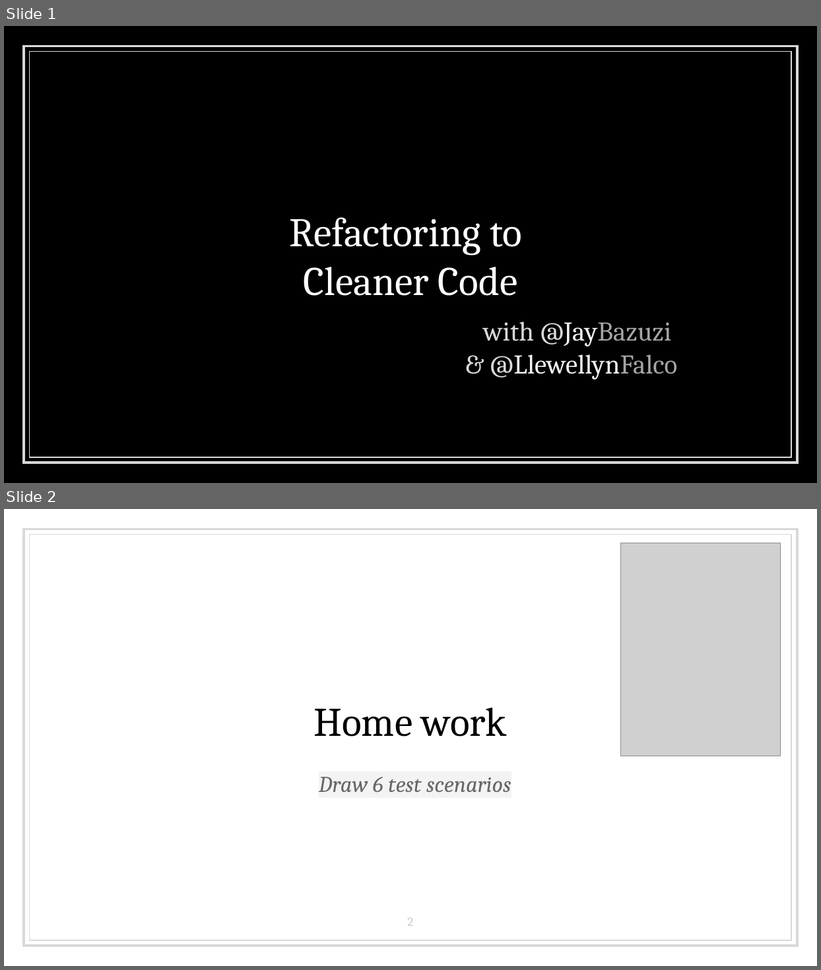
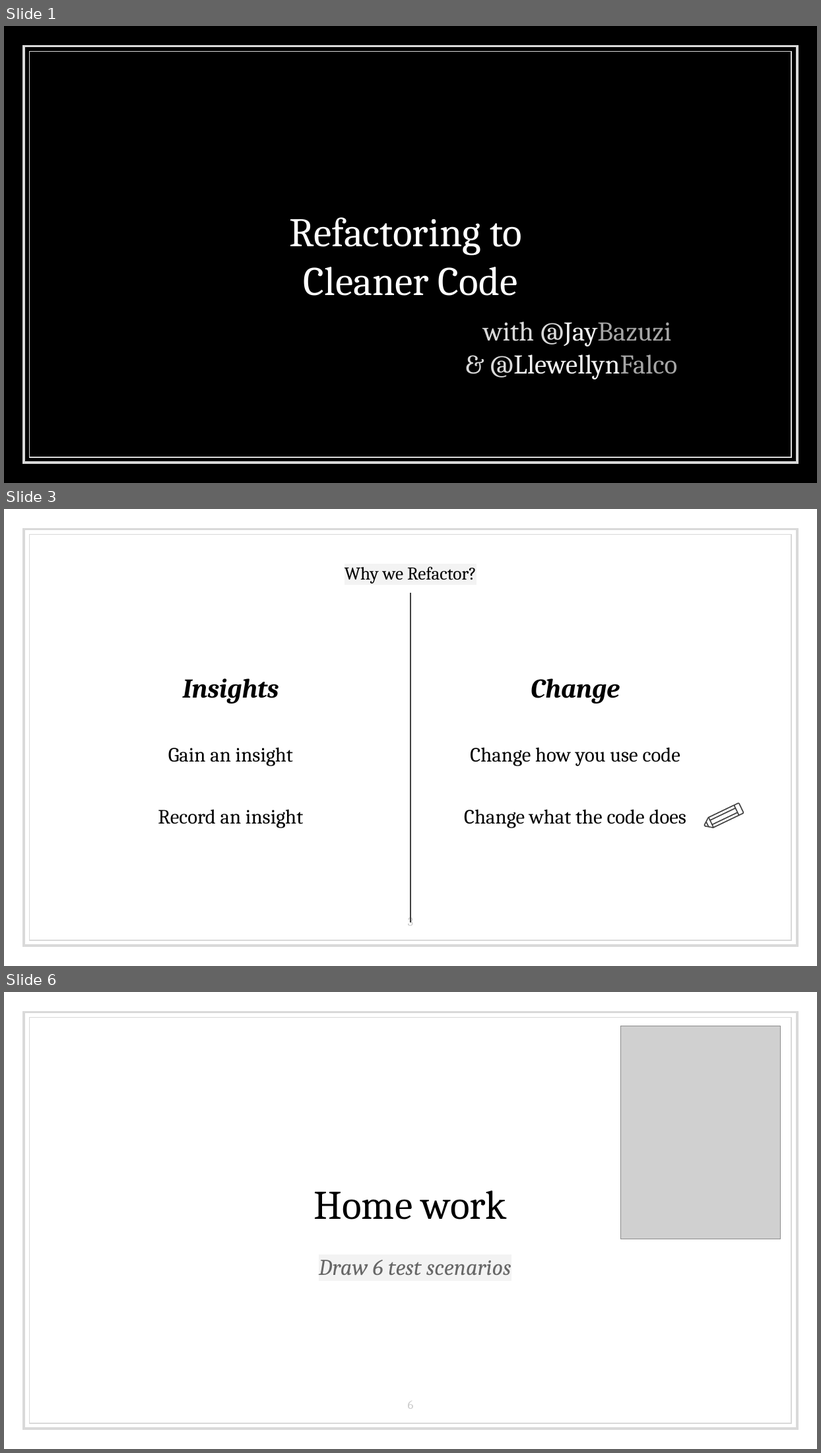
Before and after one commit to LearnWithLlew/RefactoringToCleanerCode.Slides, a slide deck: RefactoringToCleanerCode.pptx. Shown one above the other, each under a label of ours: slides 1 and 2 before the commit, slides 1, 3 and 6 after it; the slides between them are not shown. The pictures are 821x970 and 821x1453 pixels, drawn with LibreOffice and Linux fonts; fonts in the diff are those of the drawing; grey boxes stand for pictures. Boxes give left, top, right and bottom in pixels: in the first picture for what was removed or moved away, otherwise in the second. Text is boxed around its words. In the diff, an @@ line names an element or a change of style, - is before the commit and + after.

Commit message:
4 why's of refactoring + Mission statement

```diff
--- a/RefactoringToCleanerCode.pptx
+++ b/RefactoringToCleanerCode.pptx
@@ slide 3 added at (4,509,817,966), background #FFFFFF; not listed: 2 template elements that a slide beside it also shows @@
@@ title added at (345,566,477,584), 16 pt, text #000000 @@
+Why we Refactor?
@@ line added from (411, 593) to (411, 923), #424242 0.75 pt @@
@@ text added at (158,679,303,828), 18 pt, text #000000 @@
+Insights
+Gain an insight
+Record an insight
@@ text added at (464,679,686,828), 18 pt, text #000000 @@
+Change
+Change how you use code
+Change what the code does
@@ group added at (704,799,746,836): 6 freeform shapes @@
@@ page number added at (408,915,414,926), 11 pt, text #CCCCCC @@
+3
@@ what was slide 2 is now slide 6 @@
@@ page number at (408,1401,414,1409): text changed @@
-2
+6
```
Also in this commit, not shown: 3 other slides added.
